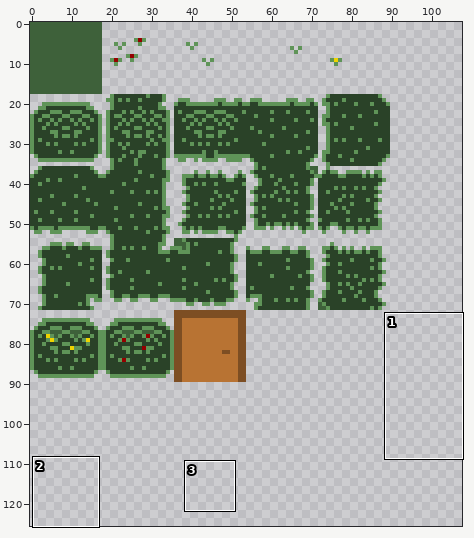
Sprite sheet -- art/2_5_overworld.png. Above: a wide view before the commit, with the close-up outlined.
Close-up. The starting point:
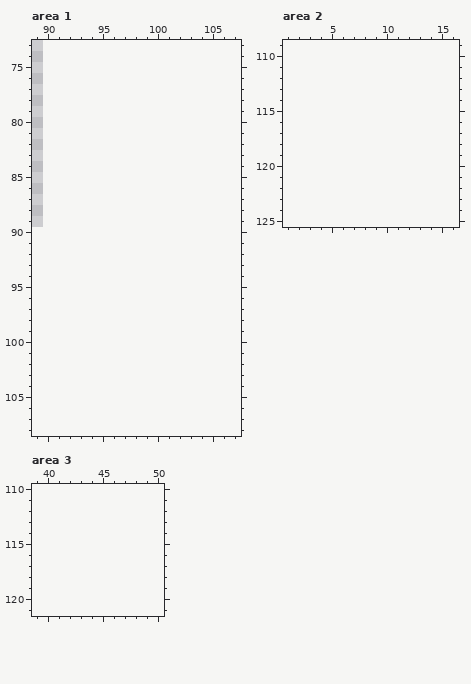
The file is 90x90 pixels. Shown: area 1: x 89..107, y 73..108; area 2: x 1..16, y 109..125; area 3: x 39..50, y 110..121. The old version is drawn lined up with the new one, on the new canvas. The commit also changed other parts of the picture, which this record leaves out.
Once edited:
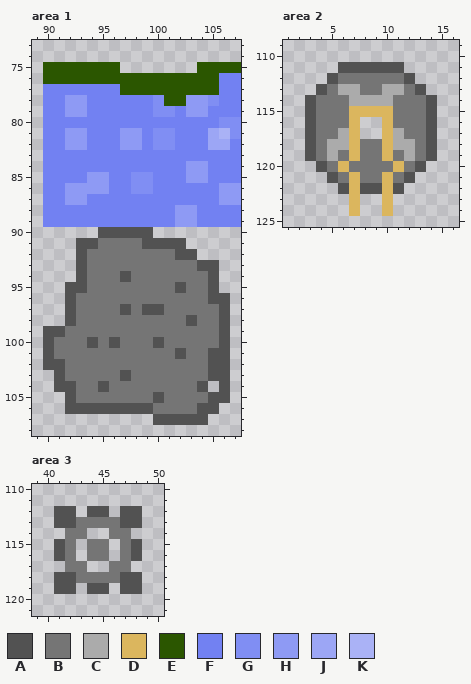
Palette (. is transparent): A #525252  B #757575  C #ababab  D #dbb65e  E #2b5600  F #7281f2  G #808ef3  H #8e9af4  J #9ca6f5  K #aab2f6
What changed:
canvas 90x90 -> 108x126
Changed rows in their new state; - is an unchanged pixel.
Area 1:
first column x 90:
 75 EEEEEEE-------EEEE
 76 EEEEEEEEEEEEEEEEFF
 77 FFFFFFFEEEEEEEEEFF
 78 FFHHFFFFFFGEEHHGFF
 79 FFHHFFFFFFGGFHHFFF
 80 FFFFFFFFFFFFFFFFGG
 81 FFHHFFFHHFGGFFFJKG
 82 FFHHFFFHHFGGFFFJJF
 83 FFFFFFFFFFFFFFFFFF
 84 FFFFFFFFFFFFFHHFFF
 85 FFFFHHFFGGFFFHHFFF
 86 FFHHHHFFGGFFFFFFHH
 87 FFHHFFFFFFFFFFFFHH
 88 FFFFFFFFFFFFHHFFFF
 89 FFFFFFFFFFFFHHFFFF
 90 -----AAAAA--------
 91 ---AABBBBAAAA-----
 92 ---ABBBBBBBBAA----
 93 ---ABBBBBBBBBBAA--
 94 ---ABBBABBBBBBBA--
 95 --AABBBBBBBBABBA--
 96 --ABBBBBBBBBBBBAA-
 97 --ABBBBABAABBBBBA-
 98 --ABBBBBBBBBBABBA-
 99 AABBBBBBBBBBBBBBA-
100 ABBBABABBBABBBBBA-
101 ABBBBBBBBBBBABBAA-
102 AABBBBBBBBBBBBBAA-
103 -ABBBBBABBBBBBBAA-
104 -AABBABBBBBBBBA-A-
105 --ABBBBBBBABBBBAA-
106 --AAAAAAAABBBBAA--
107 ----------AAAAA---
Area 2:
first column x 3:
111 ---AAAAAA---
112 --ABBBBBBA--
113 -ABCCBBCCBA-
114 ABBBCCCCBBBA
115 ABBBDDDDBBBA
116 ABBBD--DBBBA
117 ABBCD--DCBBA
118 ABCCDBBDCCBA
119 ABCBDBBDBCBA
120 -ABDBBBBDBA-
121 --ABDBBDBA--
122 ---ADAADA---
123 ----D--D----
124 ----D--D----
Area 3:
first column x 41:
112 AA-AA-AA
113 AABBBBAA
114 -BB--BB-
115 AB-BB-BA
116 AB-BB-BA
117 -BB--BB-
118 AABBBBAA
119 AA-AA-AA
Boxes around the changes in both close-ups, in picture pixels (x1, y1, x2, y2):
added: (43, 62, 241, 425)
added: (305, 62, 437, 216)
added: (54, 506, 142, 594)
